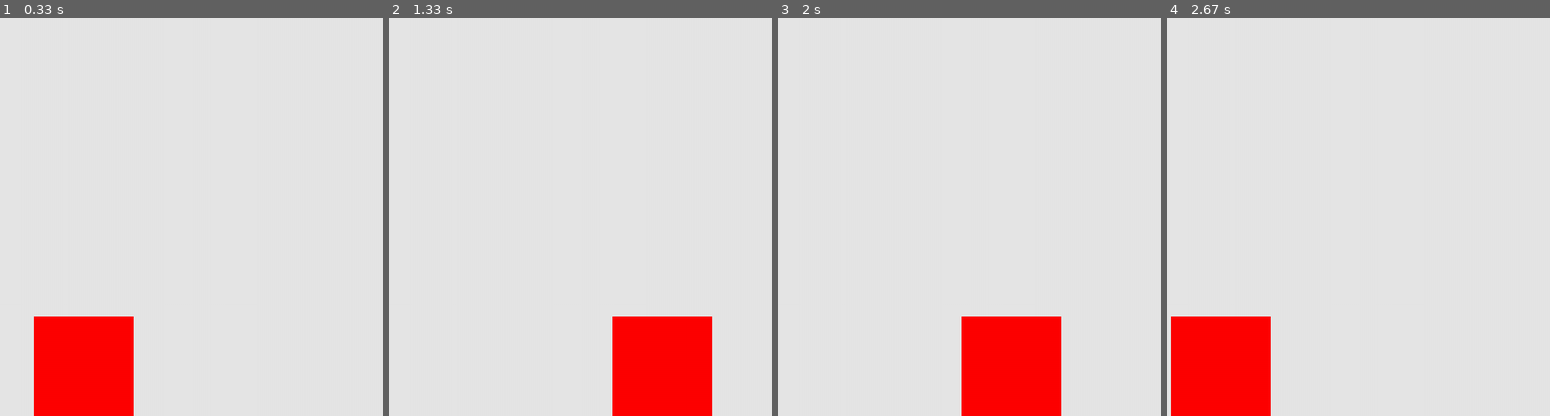
Above: before the commit, frames 1-4 (left to right).
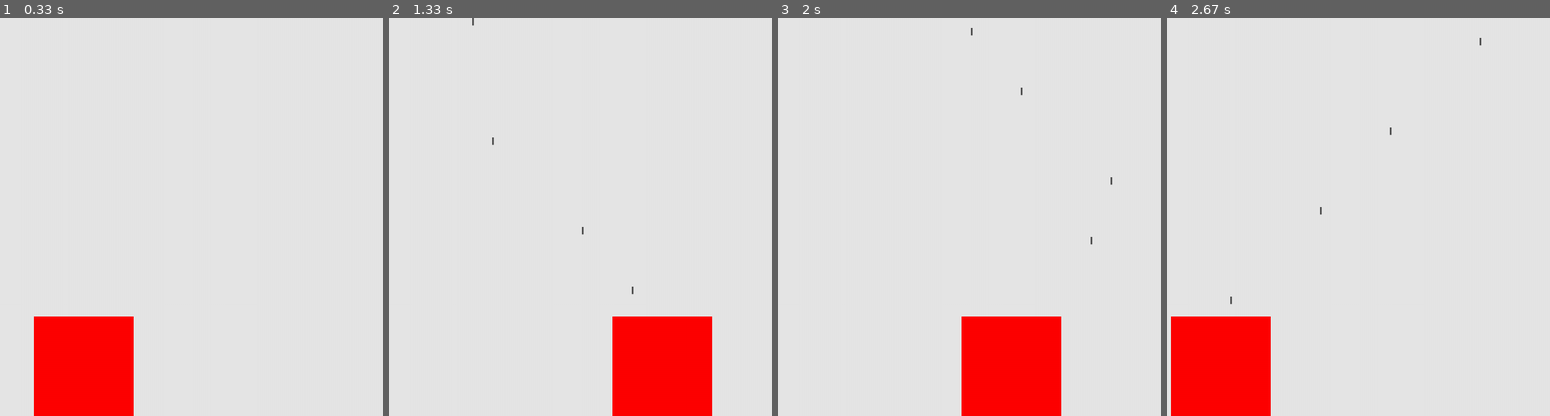
Above: after the commit, the same moments.

Repository: 100ballovby/saturday_2PM_2223
Game: pygame game, started from 13_game_2412/00_pygame_introdution.py
Two runs of this game, one before a commit and one after it. Both use one fixed random seed, a clock stepped at 60 frames per second and the inputs below.
Inputs:
- Up to frame 1 (0.33 s): no input
- Up to frame 2 (1.33 s): tap Space at 0.33, 0.73, 1.03, 1.23 s; hold Right 0.67-1.13 s; hold Right from 1.17 s (still down)
- Up to frame 3 (2 s): tap Space at 1.53, 1.73 s; release Right at 1.63 s; hold Left from 1.67 s (still down)
- Up to frame 4 (2.67 s): tap Space at 2.03, 2.3, 2.6 s; release Left at 2.2 s; hold Left 2.23-2.63 s

Frame 1 is identical in both runs. In frame 2, less than 0.1% of the frame differs, in the area x 21-64%, y 0-70%; in frame 3, less than 0.1%; in frame 4, less than 0.1%.

Commit message:
Adding bullet class

Diff:
--- a/13_game_2412/00_pygame_introdution.py
+++ b/13_game_2412/00_pygame_introdution.py
@@ -1,4 +1,5 @@
 import pygame as pg
+from pygame.sprite import Group  # группа пуль, к которым можно применять методы
 import game_functions as gf
 from settings import Config
 from ship import Ship
@@ -10,13 +11,14 @@
     screen = pg.display.set_mode((game_config.screen_width,
                                  game_config.screen_height))  # окно игры и размер
     ship = Ship(screen)
-
+    bullets = Group()  # группируем объекты-пули
     # цвет фона игры
     pg.display.set_caption('Battle Ship!')  # название игры в окошке
     while True:
-        gf.check_events(ship)  # трекаем события в игре
+        gf.check_events(ship, game_config, screen, bullets)  # трекаем события в игре
         ship.update()
-        gf.update_screen(game_config, screen, ship)  # обновление экрана игры
+        bullets.update()
+        gf.update_screen(game_config, screen, ship, bullets)  # обновление экрана игры
 
 
 run()
--- a/13_game_2412/game_functions.py
+++ b/13_game_2412/game_functions.py
@@ -1,12 +1,16 @@
 import sys
 import pygame as pg
+from bullet import Bullet
 
 
-def check_keydown_events(event, obj):
+def check_keydown_events(event, obj, config, screen, group):
     if event.key == pg.K_RIGHT:
         obj.moving_right = True  # разрешаем кораблю двигаться вправо
     elif event.key == pg.K_LEFT:
         obj.moving_left = True
+    elif event.key == pg.K_SPACE:
+        new_bullet = Bullet(config, screen, obj)
+        group.add(new_bullet)
 
 
 def check_keyup_events(event, obj):
@@ -16,17 +20,19 @@
         obj.moving_left = False
 
 
-def check_events(obj):
+def check_events(obj, config, screen, group):
     for event in pg.event.get():  # обрабатываю события
         if event.type == pg.QUIT:  # если нажали на крестик
             sys.exit()  # закрыть окно
         elif event.type == pg.KEYDOWN:
-            check_keydown_events(event, obj)
+            check_keydown_events(event, obj, config, screen, group)
         elif event.type == pg.KEYUP:
             check_keyup_events(event, obj)
 
 
-def update_screen(settings, screen, obj):
+def update_screen(settings, screen, obj, group):
     screen.fill(settings.bg_color)
+    for bullet in group.sprites():
+        bullet.draw_bullet()
     obj.blit()
     pg.display.flip()  # отображение последнего прорисованного кадра
